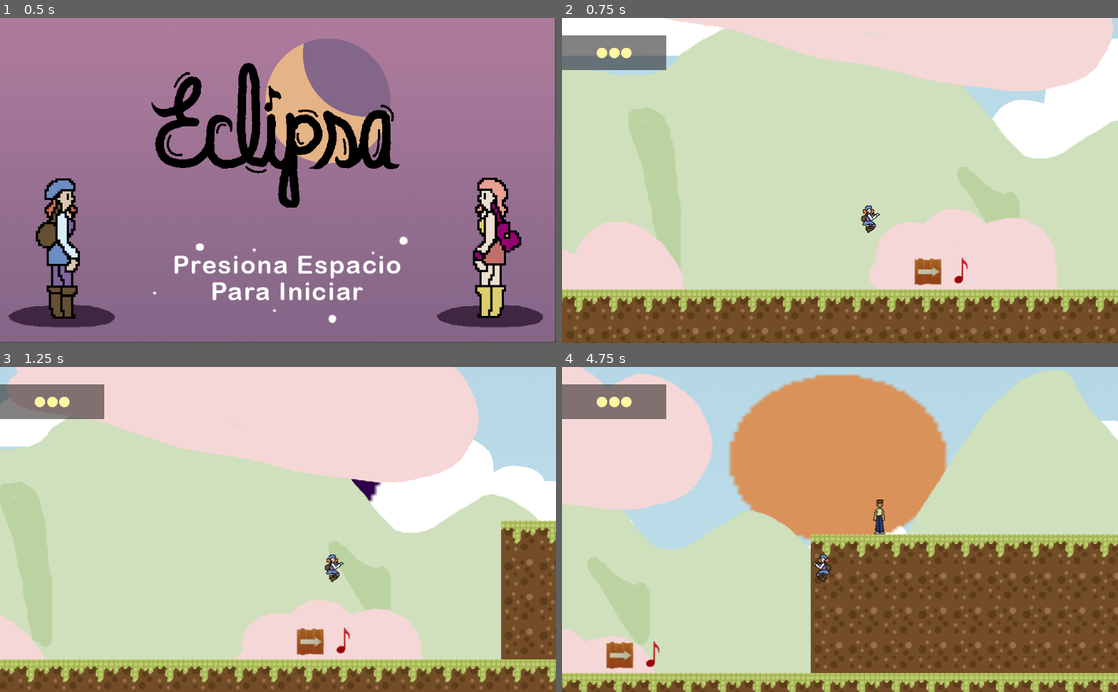
Above: before the commit, frames 1-4 (two rows, left to right).
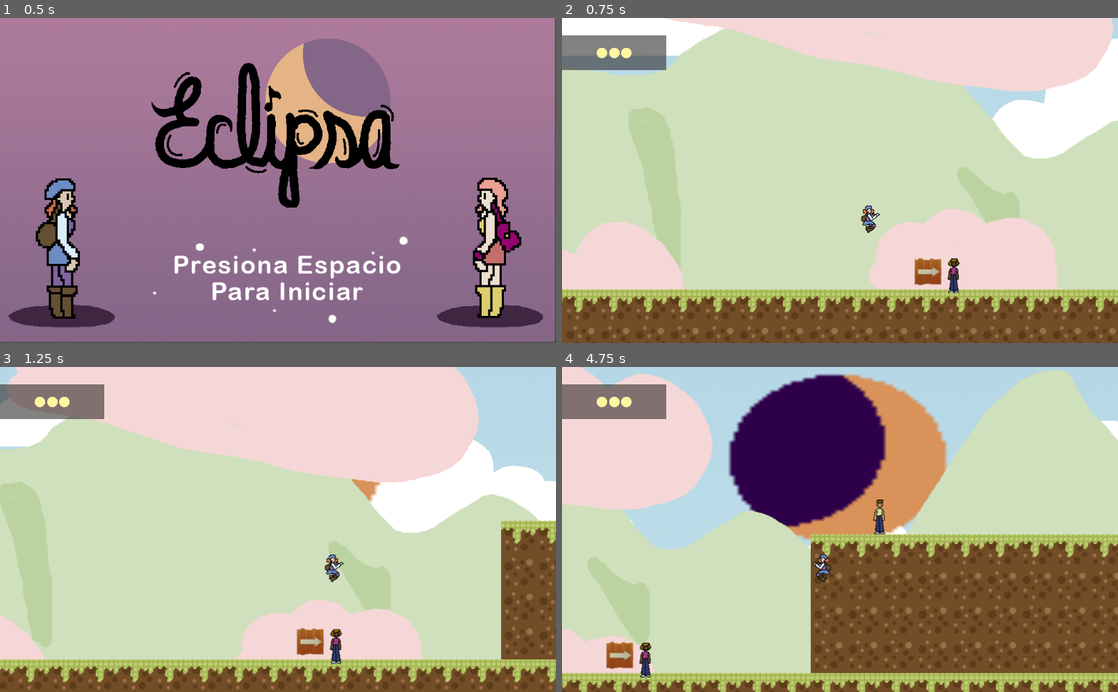
Above: after the commit, the same moments.

Repository: elros88/eclipta
Game: Godot game, scene res://levels/title.tscn
Two runs of this game, one before a commit and one after it. Both use one fixed random seed, a clock stepped at 60 frames per second and the inputs below.
Inputs:
- Up to frame 1 (0.5 s): no input
- Up to frame 2 (0.75 s): hold Right (right) from 0.53 s (still down); hold Space (jump) from 0.53 s (still down); tap X (red) at 0.6 s
- Up to frame 3 (1.25 s): keep holding Right (right); keep holding Space (jump)
- Up to frame 4 (4.75 s): release Space (jump) at 1.28 s; tap Space (jump) at 1.35, 1.52, 1.82, 3.02, 3.32, 4.52 s; tap X (red) at 1.55, 3.05, 3.6, 4.55 s; release Right (right) at 2.03 s; hold Left (left) 2.03-2.78 s; hold Space (jump) 2.03-2.78 s; tap Tab (attack) at 2.1 s; hold Right (right) 2.78-4.28 s; tap Z (green) at 2.85 s; hold Space (jump) 3.53-4.28 s; hold Left (left) from 4.28 s (still down); tap C (yellow) at 4.35 s

Frame 1 is identical in both runs. In frame 2, 0.2% of the frame differs, in the area x 69-73%, y 73-85%; in frame 3, 0.4%; in frame 4, 10%, in the area x 13-59%, y 2-96%.

Commit message:
Primer nivel terminado

Diff:
--- a/character/anger.tscn
+++ b/character/anger.tscn
@@ -22,7 +22,7 @@
 } ]
 
 [sub_resource type="RectangleShape2D" id=2]
-extents = Vector2( 4, 17 )
+extents = Vector2( 24.5, 17 )
 
 [node name="KinematicBody2D" type="KinematicBody2D"]
 collision_layer = 8
@@ -50,13 +50,13 @@
 collision_mask = 65
 
 [node name="CollisionShape2D" type="CollisionShape2D" parent="Side_Checker"]
-position = Vector2( -22, 3 )
+position = Vector2( -1.5, 3 )
 shape = SubResource( 2 )
 
 [node name="Panel" type="Panel" parent="."]
 margin_left = 16.0
-margin_top = -76.0
-margin_right = 139.0
+margin_top = -119.0
+margin_right = 174.0
 margin_bottom = -17.0
 __meta__ = {
 "_edit_use_anchors_": false
@@ -65,11 +65,12 @@
 [node name="Label" type="Label" parent="Panel"]
 margin_left = 5.0
 margin_top = 4.0
-margin_right = 75.0
-margin_bottom = 35.0
+margin_right = 146.0
+margin_bottom = 91.0
 text = "Esto es un
 mensaje"
 align = 1
+autowrap = true
 max_lines_visible = 3
 __meta__ = {
 "_edit_use_anchors_": false
--- a/character/jeoluosy.tscn
+++ b/character/jeoluosy.tscn
@@ -22,7 +22,7 @@
 extents = Vector2( 22.75, 25.75 )
 
 [sub_resource type="RectangleShape2D" id=2]
-extents = Vector2( 4, 17 )
+extents = Vector2( 28.5, 17 )
 
 [node name="KinematicBody2D" type="KinematicBody2D"]
 collision_layer = 8
@@ -50,13 +50,13 @@
 collision_mask = 17
 
 [node name="CollisionShape2D" type="CollisionShape2D" parent="Side_Checker"]
-position = Vector2( -22, 3 )
+position = Vector2( 2.5, 3 )
 shape = SubResource( 2 )
 
 [node name="Panel" type="Panel" parent="."]
 margin_left = 16.0
-margin_top = -76.0
-margin_right = 139.0
+margin_top = -111.0
+margin_right = 172.0
 margin_bottom = -17.0
 __meta__ = {
 "_edit_use_anchors_": false
@@ -65,8 +65,8 @@
 [node name="Label" type="Label" parent="Panel"]
 margin_left = 5.0
 margin_top = 4.0
-margin_right = 75.0
-margin_bottom = 35.0
+margin_right = 151.0
+margin_bottom = 89.0
 text = "Esto es un
 mensaje"
 align = 1
--- a/character/sadness.tscn
+++ b/character/sadness.tscn
@@ -7,7 +7,7 @@
 extents = Vector2( 22.75, 25.75 )
 
 [sub_resource type="RectangleShape2D" id=2]
-extents = Vector2( 4, 17 )
+extents = Vector2( 30.5, 17 )
 
 [node name="KinematicBody2D" type="KinematicBody2D"]
 collision_layer = 8
@@ -35,13 +35,13 @@
 collision_mask = 17
 
 [node name="CollisionShape2D" type="CollisionShape2D" parent="Side_Checker"]
-position = Vector2( -22, 3 )
+position = Vector2( 4.5, 3 )
 shape = SubResource( 2 )
 
 [node name="Panel" type="Panel" parent="."]
 margin_left = 16.0
-margin_top = -76.0
-margin_right = 139.0
+margin_top = -150.0
+margin_right = 200.0
 margin_bottom = -17.0
 __meta__ = {
 "_edit_use_anchors_": false
@@ -50,8 +50,8 @@
 [node name="Label" type="Label" parent="Panel"]
 margin_left = 5.0
 margin_top = 4.0
-margin_right = 75.0
-margin_bottom = 35.0
+margin_right = 179.0
+margin_bottom = 125.0
 align = 1
 max_lines_visible = 3
 __meta__ = {
--- a/levels/level-1.gd
+++ b/levels/level-1.gd
@@ -5,7 +5,7 @@
 
 const PHASES = 3
 
-export var friends = 1
+export var friends = 4
 var friends_saved = 0
 
 var audio_file = "res://resource/sound/Level I Loop.wav"
@@ -27,6 +27,13 @@
 		$Foes/Foe1.eclipse = false
 		$Foes/Foe2.eclipse = false
 		$Foes/Foe3.eclipse = false
+		$Foes/Foe4.eclipse = false
+		$Foes/Foe5.eclipse = false
+		$Foes/Foe6.eclipse = false
+		$Foes/Foe7.eclipse = false
+		$Foes/Foe8.eclipse = false
+		$Foes/Foe9.eclipse = false
+		$Foes/Foe10.eclipse = false
 		$ParallaxBackground/Sky/AnimatedSprite.play("sun-1")
 		$ParallaxBackground/Mountains/AnimatedSprite.play("day")
 		$ParallaxBackground/Mountains2/AnimatedSprite.play("day")
@@ -43,6 +50,13 @@
 		$Foes/Foe1.eclipse = true
 		$Foes/Foe2.eclipse = true
 		$Foes/Foe3.eclipse = true
+		$Foes/Foe4.eclipse = true
+		$Foes/Foe5.eclipse = true
+		$Foes/Foe6.eclipse = true
+		$Foes/Foe7.eclipse = true
+		$Foes/Foe8.eclipse = true
+		$Foes/Foe9.eclipse = true
+		$Foes/Foe10.eclipse = true
 		audio_file = "res://resource/sound/Loop Eclipse.wav"
 		if File.new().file_exists(audio_file):
 			var sfx = load(audio_file)
@@ -93,6 +107,7 @@
 
 
 func _on_Red_red_collected():
+	print("red")
 	$Messages/redattack.visible = true
 	$Player.redattack = true
 
--- a/levels/level-1.tscn
+++ b/levels/level-1.tscn
@@ -169,7 +169,7 @@
 scale = Vector2( 7.5, 5.8125 )
 frames = SubResource( 29 )
 animation = "sun"
-frame = 6
+frame = 9
 playing = true
 
 [node name="Mountains" type="ParallaxLayer" parent="ParallaxBackground"]
@@ -377,14 +377,65 @@
 
 [node name="Foe3" parent="Foes" instance=ExtResource( 13 )]
 position = Vector2( -970, -83 )
+message = "El eclipse me pone
+melancólica"
+foe_type = 2
+
+[node name="Foe9" parent="Foes" instance=ExtResource( 13 )]
+position = Vector2( 453, -451 )
+message = "Estoy tan sola"
+foe_type = 2
+
+[node name="Foe10" parent="Foes" instance=ExtResource( 13 )]
+position = Vector2( 741, -4 )
+message = "sniff, sniff
+T.T"
+foe_type = 2
+
+[node name="Foe6" parent="Foes" instance=ExtResource( 13 )]
+position = Vector2( -408, -575 )
+message = "Que triste estar solo
+aquí"
 foe_type = 2
 
 [node name="Foe1" parent="Foes" instance=ExtResource( 9 )]
 position = Vector2( -1152, 576 )
-message = "Aqui mensaje"
+message = "Quiero amigos
+para abrir esa
+puerta, que
+envidia"
+
+[node name="Foe7" parent="Foes" instance=ExtResource( 9 )]
+position = Vector2( -606, -257 )
+message = "Ella es la más bonita,
+envidio a quien sea su
+novia"
 
 [node name="Foe2" parent="Foes" instance=ExtResource( 12 )]
-position = Vector2( -448, 832 )
+position = Vector2( 736, 834 )
+message = "¡No puedo ver
+el eclipse desde
+aquí, que rabia!"
+foe_type = 1
+
+[node name="Foe8" parent="Foes" instance=ExtResource( 12 )]
+position = Vector2( -1590, -638 )
+message = "Subí hasta aquí para esto.
+¡Que molesto!"
+foe_type = 1
+
+[node name="Foe5" parent="Foes" instance=ExtResource( 12 )]
+position = Vector2( 112, 448 )
+message = "Este lugar es mío.
+¡Me molesta que estés
+aquí!"
+foe_type = 1
+
+[node name="Foe4" parent="Foes" instance=ExtResource( 12 )]
+position = Vector2( -1583, 836 )
+message = "Ojalá, supiera  que
+hace la barra espaciadora.
+¡que molesto!"
 foe_type = 1
 
 [node name="AudioStreamPlayer2D" type="AudioStreamPlayer2D" parent="."]
@@ -396,10 +447,10 @@
 [node name="Messages" type="Node2D" parent="."]
 
 [node name="redattack" type="Panel" parent="Messages"]
-margin_left = 671.0
-margin_top = 550.0
-margin_right = 799.0
-margin_bottom = 614.0
+margin_left = 1710.0
+margin_top = 578.0
+margin_right = 1838.0
+margin_bottom = 642.0
 __meta__ = {
 "_edit_group_": true,
 "_edit_use_anchors_": false
@@ -448,20 +499,32 @@
 margin_top = 5.0
 margin_right = 96.0
 margin_bottom = 53.0
-text = "Presiona  Z
+text = "Presiona Z
 para cantarle
-a  la tristeza"
+a la tristeza"
+__meta__ = {
+"_edit_use_anchors_": false
+}
 
 [node name="Items" type="Node2D" parent="."]
 
 [node name="Potion1" parent="Items" instance=ExtResource( 5 )]
 position = Vector2( 224, -864 )
 
+[node name="Potion2" parent="Items" instance=ExtResource( 5 )]
+position = Vector2( 2592, 97 )
+
+[node name="Potion3" parent="Items" instance=ExtResource( 5 )]
+position = Vector2( 1604, 484 )
+
+[node name="Potion4" parent="Items" instance=ExtResource( 5 )]
+position = Vector2( 2261, -669 )
+
 [node name="Door" parent="Items" instance=ExtResource( 28 )]
 position = Vector2( 4096, -352 )
 
 [node name="Red" parent="Items" instance=ExtResource( 30 )]
-position = Vector2( 736, 736 )
+position = Vector2( 1767, 738 )
 
 [node name="Yellow" parent="Items" instance=ExtResource( 32 )]
 position = Vector2( 512, 64 )
@@ -472,11 +535,28 @@
 [connection signal="timeout" from="Timer" to="." method="_on_Timer_timeout"]
 [connection signal="hit_something" from="Foes/Foe3" to="." method="_on_Foe_hit_something"]
 [connection signal="saved" from="Foes/Foe3" to="." method="_on_Foe_saved"]
+[connection signal="hit_something" from="Foes/Foe9" to="." method="_on_Foe_hit_something"]
+[connection signal="saved" from="Foes/Foe9" to="." method="_on_Foe_saved"]
+[connection signal="hit_something" from="Foes/Foe10" to="." method="_on_Foe_hit_something"]
+[connection signal="saved" from="Foes/Foe10" to="." method="_on_Foe_saved"]
+[connection signal="hit_something" from="Foes/Foe6" to="." method="_on_Foe_hit_something"]
+[connection signal="saved" from="Foes/Foe6" to="." method="_on_Foe_saved"]
 [connection signal="hit_something" from="Foes/Foe1" to="." method="_on_Foe_hit_something"]
 [connection signal="saved" from="Foes/Foe1" to="." method="_on_Foe_saved"]
+[connection signal="hit_something" from="Foes/Foe7" to="." method="_on_Foe_hit_something"]
+[connection signal="saved" from="Foes/Foe7" to="." method="_on_Foe_saved"]
 [connection signal="hit_something" from="Foes/Foe2" to="." method="_on_Foe_hit_something"]
 [connection signal="saved" from="Foes/Foe2" to="." method="_on_Foe_saved"]
+[connection signal="hit_something" from="Foes/Foe8" to="." method="_on_Foe_hit_something"]
+[connection signal="saved" from="Foes/Foe8" to="." method="_on_Foe_saved"]
+[connection signal="hit_something" from="Foes/Foe5" to="." method="_on_Foe_hit_something"]
+[connection signal="saved" from="Foes/Foe5" to="." method="_on_Foe_saved"]
+[connection signal="hit_something" from="Foes/Foe4" to="." method="_on_Foe_hit_something"]
+[connection signal="saved" from="Foes/Foe4" to="." method="_on_Foe_saved"]
 [connection signal="potion_collected" from="Items/Potion1" to="Indicator" method="_on_potion_collected"]
+[connection signal="potion_collected" from="Items/Potion2" to="Indicator" method="_on_potion_collected"]
+[connection signal="potion_collected" from="Items/Potion3" to="Indicator" method="_on_potion_collected"]
+[connection signal="potion_collected" from="Items/Potion4" to="Indicator" method="_on_potion_collected"]
 [connection signal="exit_level" from="Items/Door" to="." method="_on_Door_exit_level"]
 [connection signal="red_collected" from="Items/Red" to="." method="_on_Red_red_collected"]
 [connection signal="yellow_collected" from="Items/Yellow" to="." method="_on_Yellow_yellow_collected"]
Binary file changed: resource/credits/Fondo 1.png
Binary file changed: resource/credits/Fondo 2.png
Not shown, changed: .DS_Store
Not shown, changed: bin/index.html
Not shown, changed: bin/index.pck
Not shown, changed: resource/.DS_Store
Not shown, changed: resource/foes/.DS_Store
